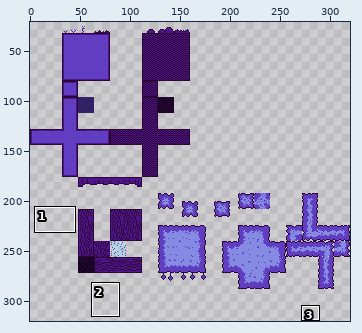
Two versions of one sprite sheet, sprites/New Piskel(5).png. Above: a wide view before the commit, with the close-up outlined.
Close-up. As it was:
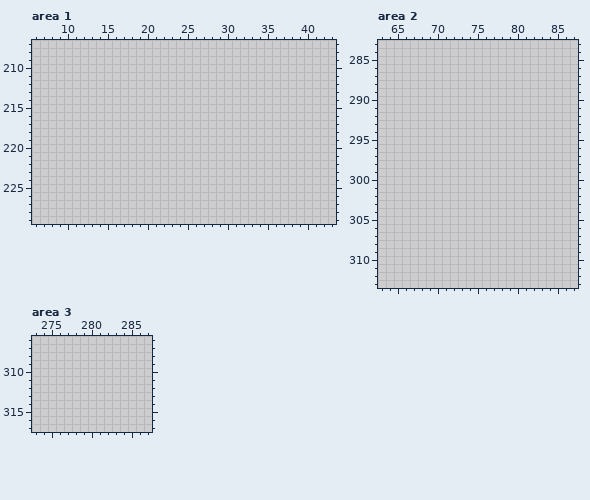
The file is 320x320 pixels. Colours within 5 levels of each other are drawn and written as one. Shown: area 1: x 6..43, y 207..229; area 2: x 63..87, y 283..313; area 3: x 273..287, y 306..317. The wide view leaves out empty margins. The commit also changed other parts of the picture, which this record leaves out.
Now the later version:
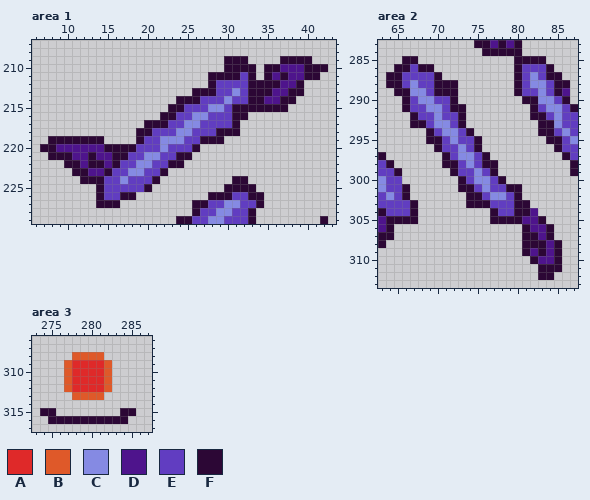
Palette (. is transparent): A #df2929  B #df5929  C #858ae3  D #4e148c  E #613dc1  F #2c0735
Changes in this commit:
--- area 1
@@ x 6..43 @@
 208 ......................................
-209 ......................................
-210 ......................................
-211 ......................................
-212 ......................................
-213 ......................................
-214 ......................................
-215 ......................................
-216 ......................................
-217 ......................................
-218 ......................................
-219 ......................................
-220 ......................................
-221 ......................................
-222 ......................................
-223 ......................................
-224 ......................................
-225 ......................................
-226 ......................................
-227 ......................................
-228 ......................................
-229 ......................................
+209 ........................FFF....FFFF...
+210 ........................FFFF.FFDDDFFF.
+211 ......................FFFFEF.FDFDDFF..
+212 ......................FEEEEFFFFDDF....
+213 ....................FFFEECEFFFDDFF....
+214 ..................FFFEEECEEFFDDFF.....
+215 .................FFEEECCEFFFFFFF......
+216 ................FFEECCEEEFF...........
+217 ..............FFFEECCEEEEF............
+218 .............FFEEECCEEEFFF............
+219 ..FFFFFFF....FEECCCEEFFF..............
+220 .FFDDDDDDFFFFEEECEEEF.................
+221 ..FFFDDFDDFFEECCEEFF..................
+222 ....FFDFFDFEECCEEFF...................
+223 .....FFDDFEECCEEF.....................
+224 ......FFFEECEEEF.........FF...........
+225 ........FEEEEEF.........FFFF..........
+226 ........FEEFF.........FFFEEFF.........
+227 ........FFF.........FFEECCEEF.........
+228 ....................FEECCEEF..........
+229 ..................FFEECCEEEF........F.
--- area 2
@@ x 63..87 @@
-283 .........................
-284 .........................
-285 .........................
-286 .........................
-287 .........................
-288 .........................
-289 .........................
-290 .........................
-291 .........................
-292 .........................
-293 .........................
-294 .........................
-295 .........................
-296 .........................
-297 .........................
-298 .........................
-299 .........................
-300 .........................
-301 .........................
-302 .........................
-303 .........................
-304 .........................
-305 .........................
-306 .........................
-307 .........................
-308 .........................
-309 .........................
-310 .........................
-311 .........................
-312 .........................
+283 ............FFDFDF.......
+284 .............FFFFF.......
+285 ...FF............FFFF....
+286 ..FFEFF..........FEEEF...
+287 .FFEEEEF.........FECEFF..
+288 .FFECEEFFF.......FECCEFF.
+289 ..FFCCEFFF.......FEECEFD.
+290 ...FECCEEF........FFCCEF.
+291 ...FEECCEFF........FECCEF
+292 ....FEECEEF........FFECEE
+293 ....FFECCEF.........FFCEE
+294 ......FECCEF........FFECE
+295 ......FFECEEF........FFEC
+296 .......FEECEF.........FEE
+297 F.......FECCEF.........FE
+298 EF......FFECEFF.........F
+299 EEF......FEECEF.........F
+300 CEE.......FECCEF.........
+301 CEEF......FFECEEFF.......
+302 ECEF.......FFECCEF.......
+303 EEEEF......FFFEEEFF......
+304 FEEEF.........FEEFFD.....
+305 DFFFF.........FFFFDDF....
+306 DF................FDDF...
+307 FF................FFDF...
+308 F.................FFFDF..
+309 ..................FDFDF..
+310 ...................FDDF..
+311 ....................FFF..
+312 ....................FF...
 313 .........................
--- area 3
@@ x 273..287 @@
 307 ...............
-308 ...............
-309 ...............
-310 ...............
-311 ...............
-312 ...............
-313 ...............
+308 .....BBBB......
+309 ....BAAAAB.....
+310 ....BAAAAB.....
+311 ....BAAAAB.....
+312 ....BAAAAB.....
+313 .....BBBB......
 314 ...............
-315 ...............
-316 ...............
+315 .FF........FF..
+316 ..FFFFFFFFFF...
 317 ...............
Boxes around the changes in both close-ups, in picture pixels (x1, y1, x2, y2):
added: (40, 56, 328, 224)
added: (378, 40, 578, 280)
added: (40, 352, 136, 424)
